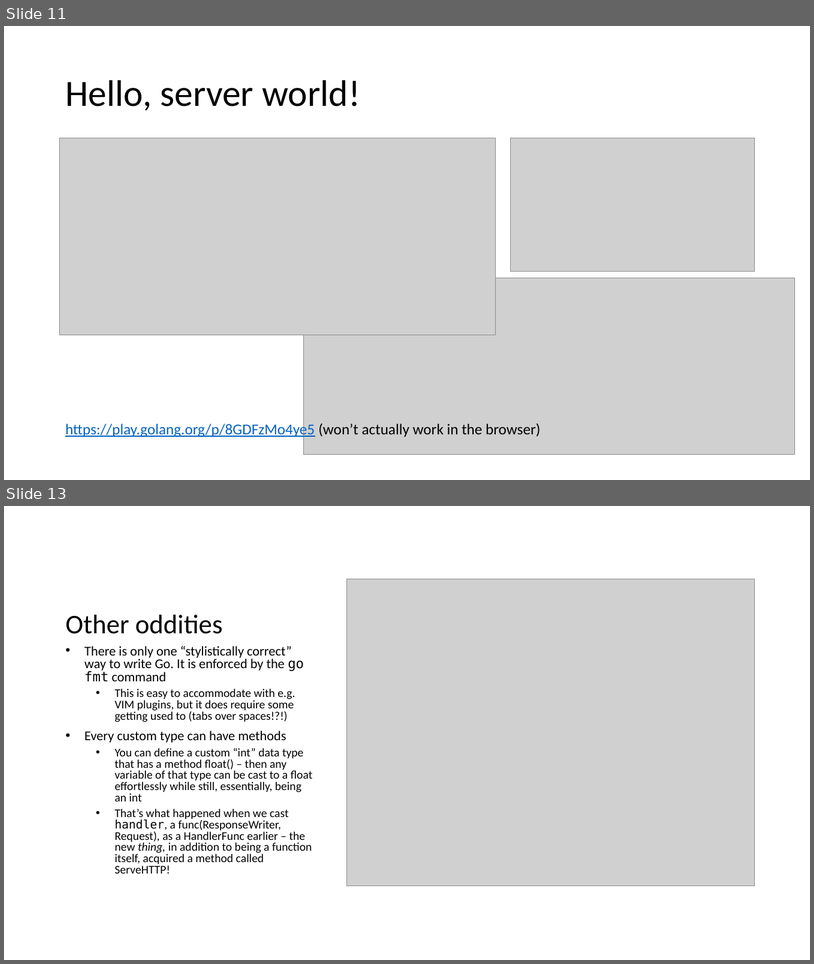
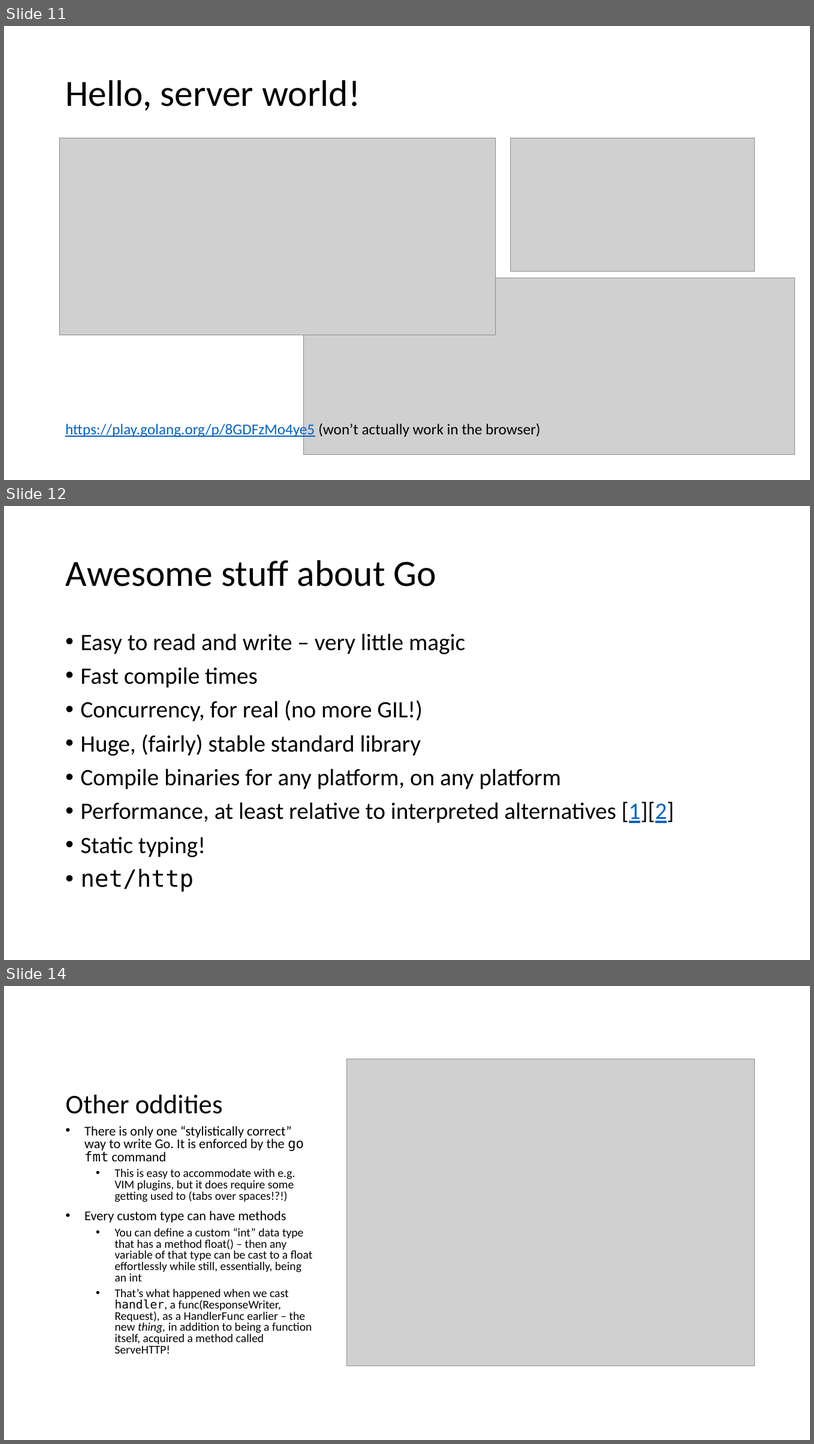
Before and after one commit to cneill/go-examples, a slide deck: go-and-tell-4-18-18.pptx. Shown one above the other, each under a label of ours: slides 11 and 13 before the commit, slides 11, 12 and 14 after it; the slides between them are not shown. The pictures are 814x964 and 814x1444 pixels, drawn with LibreOffice and Linux fonts; fonts in the diff are those of the drawing; grey boxes stand for pictures. Boxes give left, top, right and bottom in pixels: in the first picture for what was removed or moved away, otherwise in the second. Text is boxed around its words. In the diff, an @@ line names an element or a change of style, - is before the commit and + after.

```diff
--- a/go-and-tell-4-18-18.pptx
+++ b/go-and-tell-4-18-18.pptx
@@ slide 12 added at [4, 506, 810, 960], background #FFFFFF @@
@@ title added at [65, 560, 437, 586], 44 pt, text #000000 @@
+Awesome stuff about Go
@@ text added at [81, 633, 675, 891], 28 pt, text #000000 @@
+• Easy to read and write – very little magic
+• Fast compile times
+• Concurrency, for real (no more GIL!)
+• Huge, (fairly) stable standard library
+• Compile binaries for any platform, on any platform
+• Performance, at least relative to interpreted alternatives [1][2]
+• Static typing!
+• net/http
@@ what was slide 13 is now slide 14 @@
```
Also in this commit, not shown: 1 slide changed.
